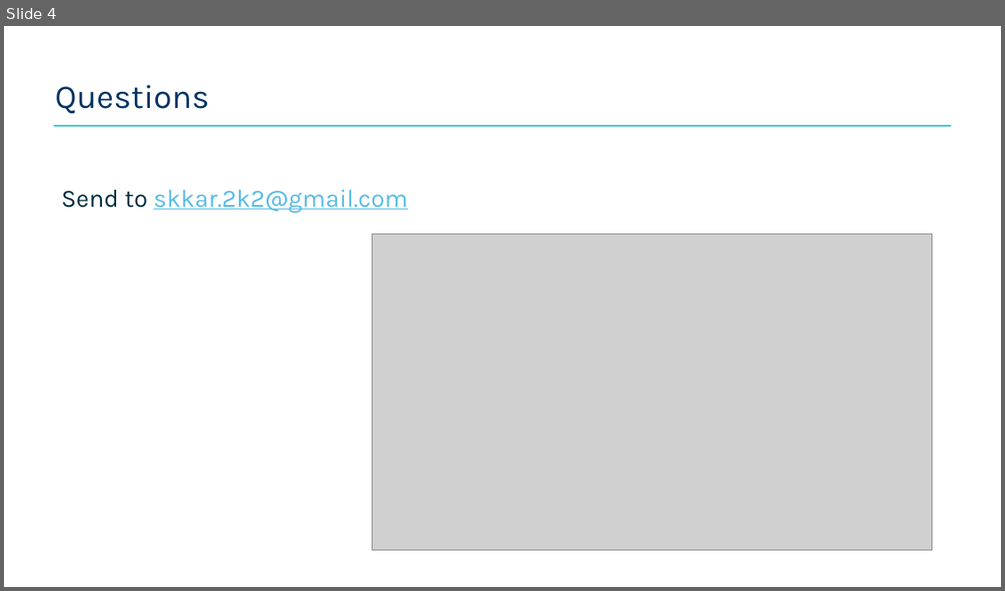
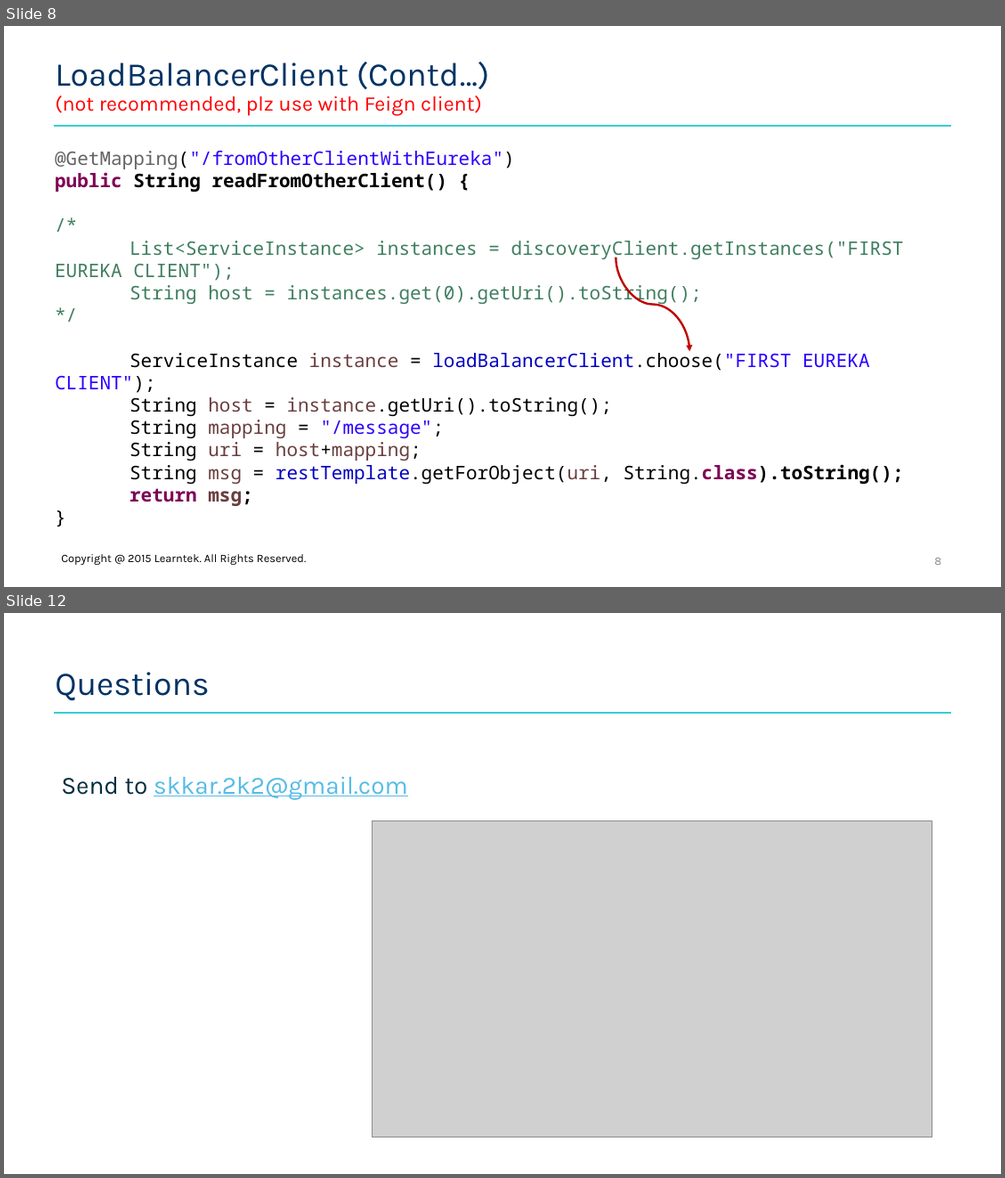
Before and after one commit to santoshkar/Microservice, a slide deck: Presentations/Part-7-Spring Cloud Ribbon.pptx. Shown one above the other, each under a label of ours: slide 4 before the commit, slides 8 and 12 after it; the slides between them are not shown. The pictures are 1005x591 and 1005x1178 pixels, drawn with LibreOffice and Linux fonts; fonts in the diff are those of the drawing; grey boxes stand for pictures; background and template pictures are left out. Boxes give left, top, right and bottom in pixels: in the first picture for what was removed or moved away, otherwise in the second. Text is boxed around its words. In the diff, an @@ line names an element or a change of style, - is before the commit and + after.

Commit message:
Added Ribbon load balancer ppt

```diff
--- a/Presentations/Part-7-Spring Cloud Ribbon.pptx
+++ b/Presentations/Part-7-Spring Cloud Ribbon.pptx
@@ slide 8 added at (4,26,1001,587), background #FFFFFF; not listed: 1 template element that a slide beside it also shows @@
@@ title added at (55,62,489,116), 20 pt, text #FF0000 @@
+LoadBalancerClient (Contd…)
+(not recommended, plz use with Feign client)
@@ text added at (55,151,904,506), 18 pt, text #000000 @@
+@GetMapping("/fromOtherClientWithEureka")
+public String readFromOtherClient() {
+/*
+List<ServiceInstance> instances = discoveryClient.getInstances("FIRST EUREKA CLIENT");
+String host = instances.get(0).getUri().toString();
+*/
+ServiceInstance instance = loadBalancerClient.choose("FIRST EUREKA CLIENT");
+String host = instance.getUri().toString();
+String mapping = "/message";
+String uri = host+mapping;
+String msg = restTemplate.getForObject(uri, String.class).toString();
+return msg;
+}
@@ curved arrow added from (615, 257) to (689, 351), #C00000 2 pt @@
@@ text added at (61,554,306,564), 11 pt, text #000000 @@
+Copyright @ 2015 Learntek. All Rights Reserved.
@@ page number added at (934,557,941,564), 11 pt, text #8C8C8C @@
+8
@@ what was slide 4 is now slide 12 @@
```
Also in this commit, not shown: 1 slide changed, 7 other slides added, 1 other file.
